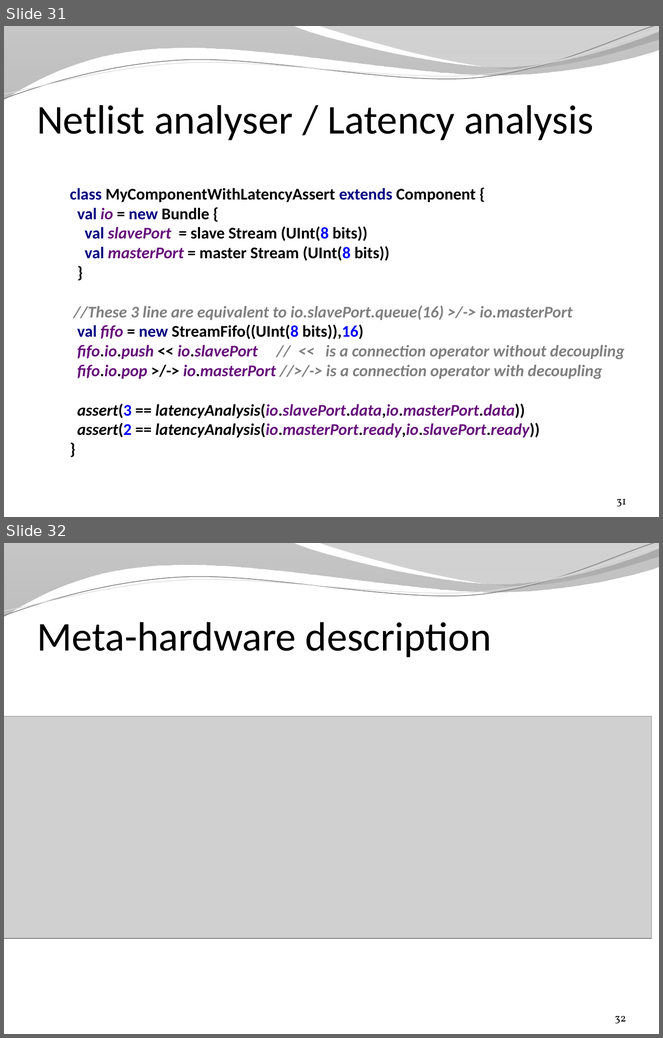
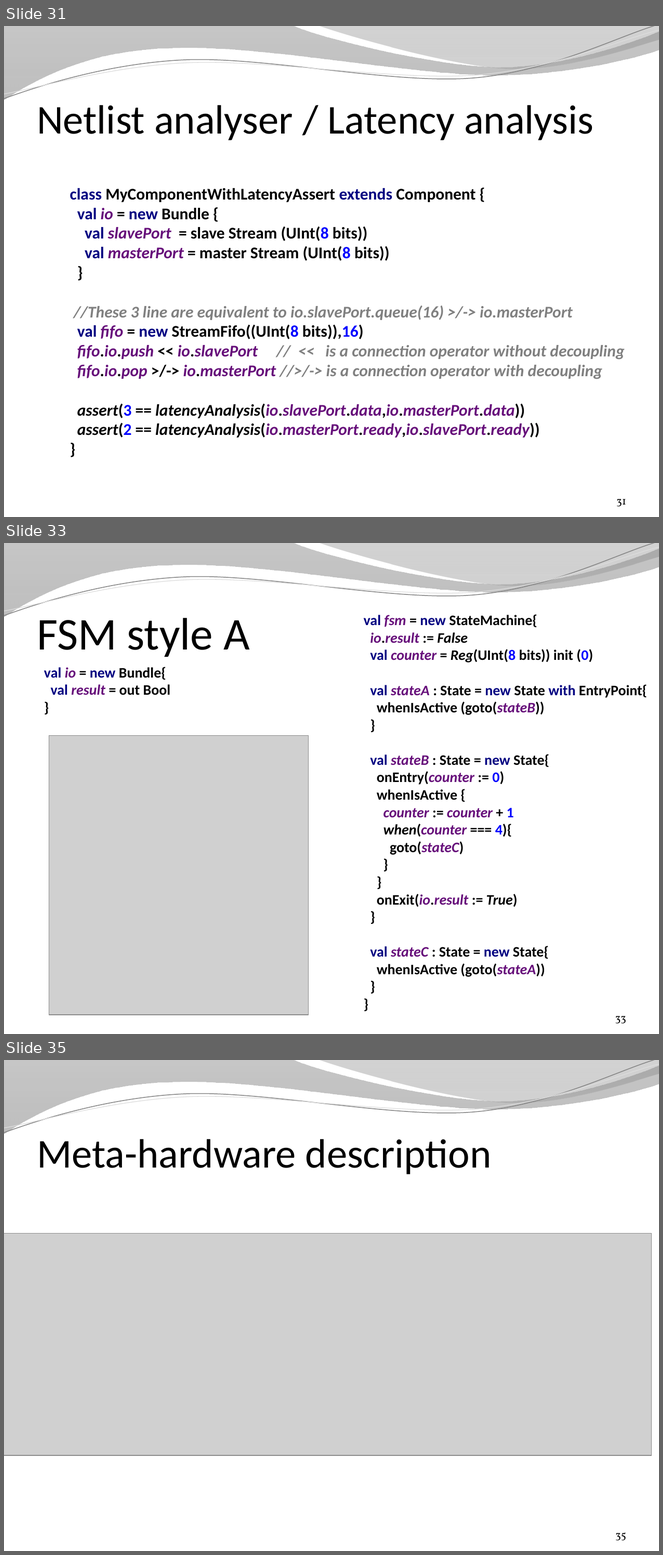
Before and after one commit to SpinalHDL/SpinalDoc, a slide deck: presentation/en/presentation.pptx. Shown one above the other, each under a label of ours: slides 31 and 32 before the commit, slides 31, 33 and 35 after it; the slides between them are not shown. The pictures are 663x1038 and 663x1555 pixels, drawn with LibreOffice and Linux fonts; fonts in the diff are those of the drawing; grey boxes stand for pictures; background and template pictures are left out. Boxes give left, top, right and bottom in pixels: in the first picture for what was removed or moved away, otherwise in the second. Text is boxed around its words. In the diff, an @@ line names an element or a change of style, - is before the commit and + after.

```diff
--- a/presentation/en/presentation.pptx
+++ b/presentation/en/presentation.pptx
@@ slide 33 added at [4,543,659,1034], background picture (left out); not listed: 4 template elements that a slide beside it also shows @@
@@ title added at [37,618,250,657], 50 pt, text #000000 @@
+FSM style A
@@ text added at [364,614,647,977], 16 pt, text #000000, bold @@
+val fsm = new StateMachine{
+io.result := False
+val counter = Reg(UInt(8 bits)) init (0)
+val stateA : State = new State with EntryPoint{
+whenIsActive (goto(stateB))
+}
+val stateB : State = new State{
+onEntry(counter := 0)
+whenIsActive {
+counter := counter + 1
+when(counter === 4){
+goto(stateC)
+}
+}
+onExit(io.result := True)
+}
+val stateC : State = new State{
+whenIsActive (goto(stateA))
+}
+}
@@ text added at [44,667,170,695], 16 pt, text #000000, bold @@
+val io = new Bundle{
+val result = out Bool
+}
@@ picture added at [49,735,309,1015] @@
@@ page number added at [616,1016,626,1024], 12 pt, text #000000 @@
+33
@@ what was slide 32 is now slide 35 @@
@@ page number at [616,1533,626,1541]: text changed @@
-32
+35
```
Also in this commit, not shown: 1 slide changed, 3 other slides added, 6 slides removed, 2 other files.
